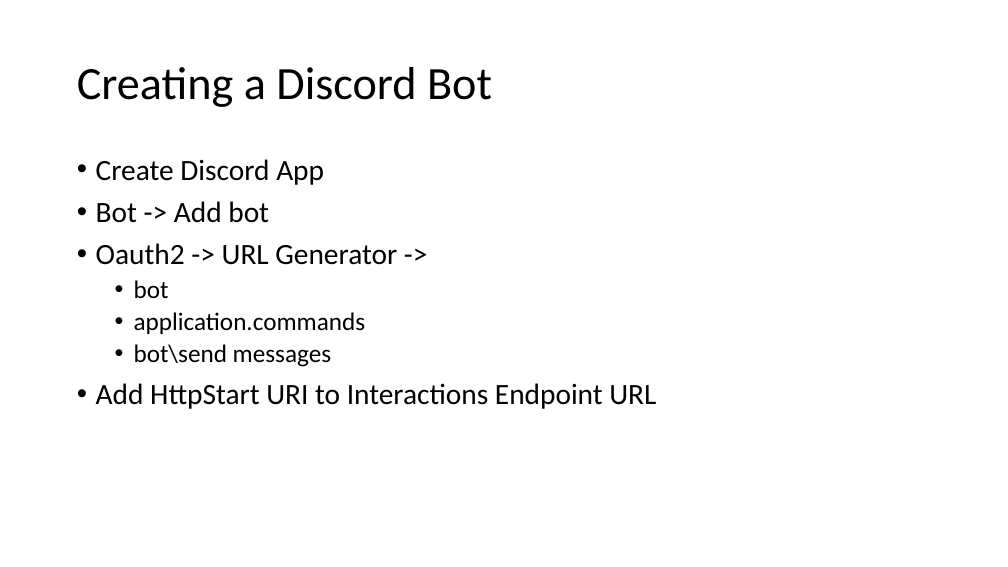
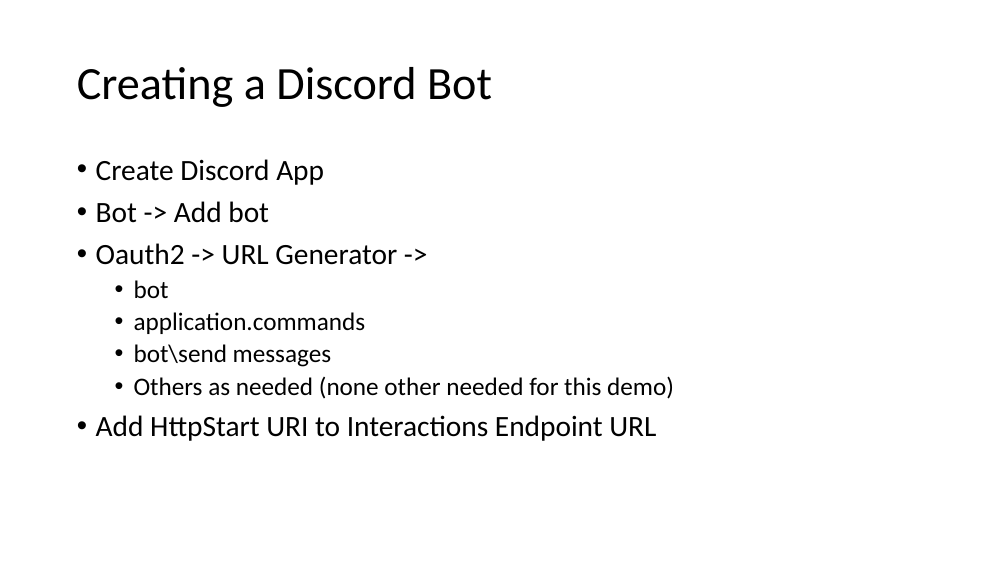
Before and after one commit to ThePoShWolf/Sessions, a slide deck: slide 16 of 2023-04-26 - Building a serverless Discord bot/PowerShell Summit 2023 - Serverless Discord bot.pptx (slide 13 before the commit). Drawn at 1008x567 pixels with LibreOffice and Linux fonts; fonts in the diff are those of the drawing; background and template pictures are left out. Boxes give left, top, right and bottom in pixels: in the first picture for what was removed or moved away, otherwise in the second. Text is boxed around its words. In the diff, an @@ line names an element or a change of style, - is before the commit and + after.

```diff
--- a/2023-04-26 - Building a serverless Discord bot/PowerShell Summit 2023 - Serverless Discord bot.pptx
+++ b/2023-04-26 - Building a serverless Discord bot/PowerShell Summit 2023 - Serverless Discord bot.pptx
@@ text at [134, 376, 674, 399]: paragraph added @@
+  • Others as needed (none other needed for this demo)
```
Also in this commit, not shown: 3 other slides changed, 2 slides added.
